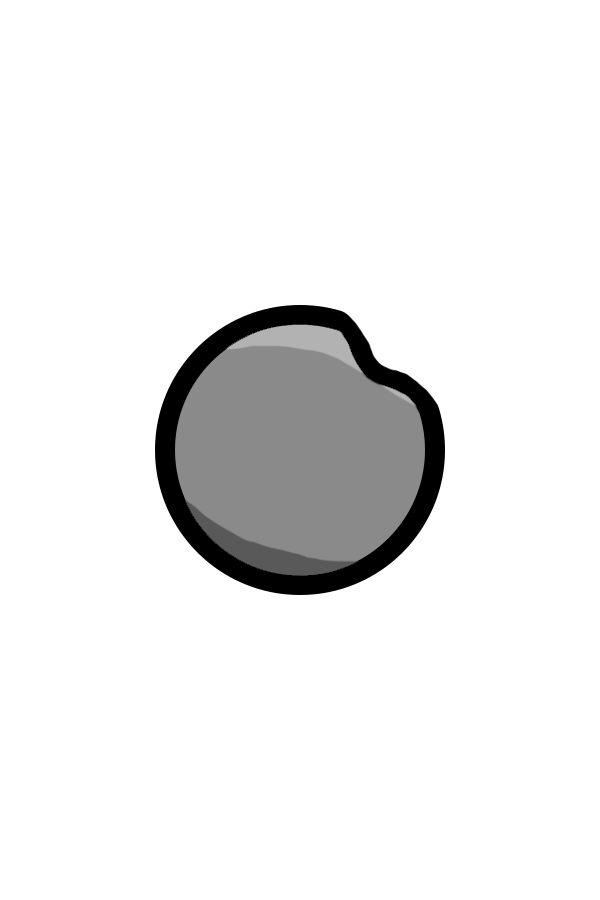
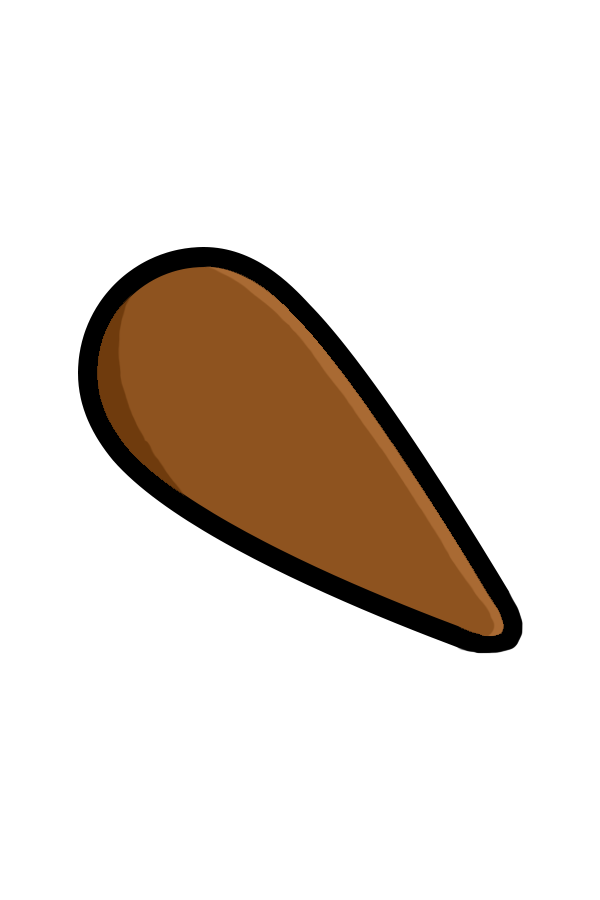
Comparing the layer stacks of the two (600, 900) images. Changes:
hid group "weapon2" (2 layers) over [155, 305, 445, 595]
added layer "Elipsa 7" in group "NEW" over [78, 247, 523, 654]
